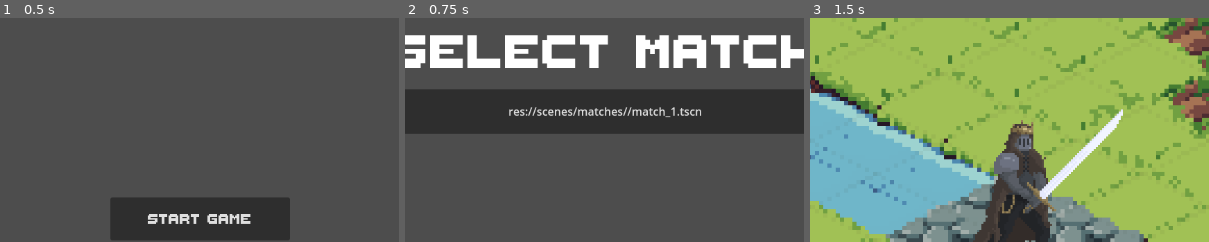
Above: before the commit, frames 1-3 (left to right).
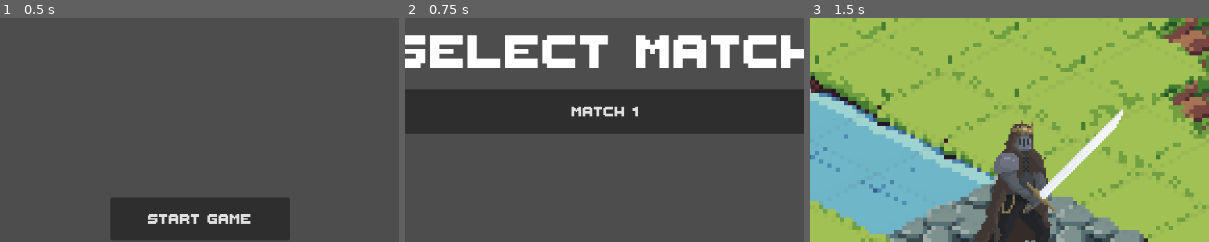
Above: after the commit, the same moments.

Repository: agh-cs-imbeciles/heralds-of-war
Game: Godot game, scene res://scenes/ui/menu/menu.tscn
Two runs of this game, one before a commit and one after it. Both use one fixed random seed, a clock stepped at 60 frames per second and the inputs below. Before the commit the project starts from res://scenes/game.tscn.
Inputs:
- Up to frame 1 (0.5 s): no input
- Up to frame 2 (0.75 s): click "START GAME" at 0.5 s
- Up to frame 3 (1.5 s): click "res://scenes/matches//match_1…" (after the commit: "Match 1") at 1.25 s
The pictures show only the part of the screen within x 25-75%, y 0-50%; the shares and areas given below are measured in that part.

Frame 1 is identical in both runs. In frame 2, 1.2% of the frame differs, in the area x 26-75%, y 39-45%; in frame 3, nothing differs.

Commit message:
Add requested changes

Diff:
--- a/project.godot
+++ b/project.godot
@@ -11,7 +11,7 @@
 [application]
 
 config/name="Heralds of War"
-run/main_scene="uid://byetf6g8vh7xw"
+run/main_scene="res://scenes/ui/menu/menu.tscn"
 config/features=PackedStringArray("4.4", "GL Compatibility")
 config/icon="res://assets/icons/icon.svg"
 
--- a/scenes/matches/match_1.tscn
+++ b/scenes/matches/match_1.tscn
@@ -1,6 +1,7 @@
-[gd_scene load_steps=6 format=4 uid="uid://bw4ys7cn1q7an"]
+[gd_scene load_steps=7 format=4 uid="uid://bw4ys7cn1q7an"]
 
 [ext_resource type="Script" uid="uid://orar4yfbku55" path="res://src/ui/camera.gd" id="1_5vgm2"]
+[ext_resource type="Script" uid="uid://ctumvccgx6tl8" path="res://src/game/abstract/abstract_match.gd" id="1_dvtnx"]
 [ext_resource type="Texture2D" uid="uid://cn1pc7vuyyn86" path="res://assets/sprites/terrain/tileset.png" id="2_dvtnx"]
 [ext_resource type="Script" uid="uid://c0mx0vvijq1vj" path="res://src/board/board.gd" id="3_g0v03"]
 
@@ -132,6 +133,8 @@
 sources/0 = SubResource("TileSetAtlasSource_yqjtg")
 
 [node name="Game" type="Node2D"]
+script = ExtResource("1_dvtnx")
+match_name = "Match 1"
 
 [node name="Camera2D" type="Camera2D" parent="."]
 position = Vector2(16, 160)
--- /dev/null
+++ b/scenes/ui/menu/abstract/abstract_scene_list.tscn
@@ -0,0 +1,12 @@
+[gd_scene load_steps=2 format=3 uid="uid://dyjryy18g01n"]
+
+[ext_resource type="Script" uid="uid://cvovphjg3upnt" path="res://src/ui/menu/abstract/abstract_scene_list.gd" id="1_jnpp0"]
+
+[node name="AbstractSceneList" type="Control"]
+layout_mode = 3
+anchors_preset = 15
+anchor_right = 1.0
+anchor_bottom = 1.0
+grow_horizontal = 2
+grow_vertical = 2
+script = ExtResource("1_jnpp0")
--- a/scenes/ui/menu/match_select.tscn
+++ b/scenes/ui/menu/match_select.tscn
@@ -1,8 +1,9 @@
-[gd_scene load_steps=4 format=3 uid="uid://chotpswhlkwwg"]
+[gd_scene load_steps=5 format=3 uid="uid://chotpswhlkwwg"]
 
 [ext_resource type="Theme" uid="uid://b0yl85gha4apv" path="res://themes/main_theme.tres" id="1_7w82d"]
 [ext_resource type="Script" uid="uid://c3y3kh2a56us8" path="res://src/ui/menu/label.gd" id="2_7w82d"]
 [ext_resource type="Script" uid="uid://du7535hla0xg6" path="res://src/ui/menu/match_select/match_select_button_vbox.gd" id="3_c1f42"]
+[ext_resource type="PackedScene" uid="uid://bp0h3drudi8ii" path="res://scenes/ui/menu/match_select/single_match_entry.tscn" id="4_75vmi"]
 
 [node name="MatchSelect" type="Control"]
 layout_mode = 3
@@ -38,6 +39,8 @@
 size_flags_horizontal = 3
 size_flags_vertical = 3
 script = ExtResource("3_c1f42")
+scenes_directory = "res://scenes/matches"
+scene = ExtResource("4_75vmi")
 
 [connection signal="resized" from="AspectRatioContainer/VBoxContainer/Label" to="AspectRatioContainer/VBoxContainer/Label" method="_on_resized"]
 [connection signal="ready" from="AspectRatioContainer/VBoxContainer/VBoxContainer" to="AspectRatioContainer/VBoxContainer/VBoxContainer" method="_on_ready"]
--- a/scenes/ui/menu/match_select/single_match_entry.tscn
+++ b/scenes/ui/menu/match_select/single_match_entry.tscn
@@ -1,7 +1,8 @@
-[gd_scene load_steps=3 format=3 uid="uid://bp0h3drudi8ii"]
+[gd_scene load_steps=4 format=3 uid="uid://bp0h3drudi8ii"]
 
 [ext_resource type="Script" uid="uid://yogqn8a608mf" path="res://src/ui/menu/match_select/single_match_entry.gd" id="1_jmxgq"]
-[ext_resource type="Script" uid="uid://of1qw03onoay" path="res://src/ui/menu/match_select/button.gd" id="2_cw6wu"]
+[ext_resource type="Script" uid="uid://cmj15i03jv6b" path="res://src/ui/button/abstract_change_scene_button.gd" id="2_cw6wu"]
+[ext_resource type="Theme" uid="uid://b0yl85gha4apv" path="res://themes/main_theme.tres" id="2_od57r"]
 
 [node name="SingleMatchEntry" type="Control"]
 layout_mode = 3
@@ -21,9 +22,11 @@
 anchor_bottom = 1.0
 grow_horizontal = 2
 grow_vertical = 2
+theme = ExtResource("2_od57r")
 script = ExtResource("2_cw6wu")
+font_height_divider = 2.0
 
 [connection signal="property_list_changed" from="." to="." method="_on_property_list_changed"]
 [connection signal="ready" from="." to="." method="_on_ready"]
-[connection signal="pressed" from="Button" to="Button" method="_on_pressed"]
-[connection signal="resized" from="Button" to="Button" method="_on_resized"]
+[connection signal="pressed" from="Button" to="Button" method="__change_scene"]
+[connection signal="resized" from="Button" to="Button" method="__resize_font"]
--- a/scenes/ui/menu/menu.tscn
+++ b/scenes/ui/menu/menu.tscn
@@ -1,7 +1,9 @@
-[gd_scene load_steps=3 format=3 uid="uid://duqxbwqid80mr"]
+[gd_scene load_steps=5 format=3 uid="uid://duqxbwqid80mr"]
 
-[ext_resource type="Script" uid="uid://drw3dg1egk23u" path="res://src/ui/menu/buttons.gd" id="1_q18yf"]
+[ext_resource type="Script" uid="uid://cmj15i03jv6b" path="res://src/ui/button/abstract_change_scene_button.gd" id="2_q18yf"]
 [ext_resource type="Theme" uid="uid://b0yl85gha4apv" path="res://themes/main_theme.tres" id="2_r4xos"]
+[ext_resource type="Script" uid="uid://db4yufu5pnw23" path="res://src/ui/button/abstract_exit_button.gd" id="3_ldhvw"]
+[ext_resource type="PackedScene" uid="uid://chotpswhlkwwg" path="res://scenes/ui/menu/match_select.tscn" id="3_r4xos"]
 
 [node name="MainMenu" type="Control"]
 layout_mode = 3
@@ -29,16 +31,17 @@
 size_flags_vertical = 3
 theme = ExtResource("2_r4xos")
 text = "START GAME"
-script = ExtResource("1_q18yf")
+script = ExtResource("2_q18yf")
+scene_to_change = ExtResource("3_r4xos")
 
 [node name="ExitGameButton" type="Button" parent="AspectRatioContainer/VBoxContainer"]
 layout_mode = 2
 size_flags_vertical = 3
 theme = ExtResource("2_r4xos")
 text = "EXIT GAME"
-script = ExtResource("1_q18yf")
+script = ExtResource("3_ldhvw")
 
-[connection signal="pressed" from="AspectRatioContainer/VBoxContainer/StartGameButton" to="AspectRatioContainer/VBoxContainer/StartGameButton" method="_on_start_game_button_pressed"]
-[connection signal="resized" from="AspectRatioContainer/VBoxContainer/StartGameButton" to="AspectRatioContainer/VBoxContainer/StartGameButton" method="_on_resized"]
-[connection signal="pressed" from="AspectRatioContainer/VBoxContainer/ExitGameButton" to="AspectRatioContainer/VBoxContainer/StartGameButton" method="_on_exit_game_button_pressed"]
-[connection signal="resized" from="AspectRatioContainer/VBoxContainer/ExitGameButton" to="AspectRatioContainer/VBoxContainer/ExitGameButton" method="_on_resized"]
+[connection signal="pressed" from="AspectRatioContainer/VBoxContainer/StartGameButton" to="AspectRatioContainer/VBoxContainer/StartGameButton" method="__change_scene"]
+[connection signal="resized" from="AspectRatioContainer/VBoxContainer/StartGameButton" to="AspectRatioContainer/VBoxContainer/StartGameButton" method="__resize_font"]
+[connection signal="pressed" from="AspectRatioContainer/VBoxContainer/ExitGameButton" to="AspectRatioContainer/VBoxContainer/ExitGameButton" method="__exit_game"]
+[connection signal="resized" from="AspectRatioContainer/VBoxContainer/ExitGameButton" to="AspectRatioContainer/VBoxContainer/ExitGameButton" method="__resize_font"]
--- /dev/null
+++ b/src/game/abstract/abstract_match.gd
@@ -0,0 +1,3 @@
+class_name AbstractMatch extends Node2D
+
+@export var match_name: String
--- /dev/null
+++ b/src/ui/button/abstract_change_scene_button.gd
@@ -0,0 +1,7 @@
+class_name AbstractChangeSceneButton extends AbstractResizableFontButton
+
+@export var scene_to_change: PackedScene
+
+
+func __change_scene() -> void:
+	UiUtils.change_scene(self, scene_to_change)
--- /dev/null
+++ b/src/ui/button/abstract_exit_button.gd
@@ -0,0 +1,5 @@
+class_name AbstractExitButton extends AbstractResizableFontButton
+
+
+func __exit_game() -> void:
+	UiUtils.exit_game(self)
--- /dev/null
+++ b/src/ui/button/abstract_resizable_font_button.gd
@@ -0,0 +1,7 @@
+class_name AbstractResizableFontButton extends Button
+
+@export var font_height_divider: float = 4
+
+
+func __resize_font() -> void:
+	UiUtils.resize_font(self, font_height_divider)
--- /dev/null
+++ b/src/ui/menu/abstract/abstract_scene_list.gd
@@ -0,0 +1,26 @@
+class_name AbstractSceneList extends Control
+
+@export var scenes_directory: String
+@export_group("List element")
+@export var scene: PackedScene
+@export var height_proportion = 0.1
+
+
+func __get_scenes_paths() -> Array[String]:
+	return DirUtils.get_all_scenes_paths_from_folder(scenes_directory)
+
+
+func __load_list_elements(matches_paths: Array[String]) -> void:
+	pass
+
+
+func _on_tree_entered() -> void:
+	var paths = __get_scenes_paths()
+	__load_list_elements(paths)
+
+
+func _on_resized() -> void:
+	var viewport_height = get_parent_area_size().y
+	for child in get_children():
+		size.y = viewport_height * height_proportion
+		child.set_size(size)
--- a/src/ui/menu/buttons.gd
+++ /dev/null
@@ -1,13 +0,0 @@
-extends Button
-
-
-func _on_start_game_button_pressed() -> void:
-	get_tree().change_scene_to_file("res://scenes/ui/menu/match_select.tscn")
-
-
-func _on_exit_game_button_pressed() -> void:
-	get_tree().quit()
-
-
-func _on_resized() -> void:
-	UiUtils.resize_font(self)
--- a/src/ui/menu/label.gd
+++ b/src/ui/menu/label.gd
@@ -1,5 +1,7 @@
 extends Label
+
+@export var font_height_divider: float = 6
 
 
 func _on_resized() -> void:
-	UiUtils.resize_font(self, 6)
+	UiUtils.resize_font(self, font_height_divider)
--- a/src/ui/menu/match_select/button.gd
+++ /dev/null
@@ -1,9 +0,0 @@
-extends Button
-
-
-func _on_resized() -> void:
-	UiUtils.resize_font(self)
-
-
-func _on_pressed() -> void:
-	get_tree().change_scene_to_file(get_parent_control().Text)
--- a/src/ui/menu/match_select/match_select_button_vbox.gd
+++ b/src/ui/menu/match_select/match_select_button_vbox.gd
@@ -1,30 +1,11 @@
-extends VBoxContainer
-
-var matches_directory = "res://scenes/matches/"
+class_name ScenesList extends AbstractSceneList
 
 
-func __get_matches_paths() -> Array[String]:
-	return DirUtils.get_all_scenes_paths_from_folder(matches_directory)
-
-
-func __load_buttons(matches_paths: Array[String]) -> void:
-	var single_match_entry_string = "res://scenes/ui/menu/match_select/single_match_entry.tscn"
+func __load_list_elements(matches_paths: Array[String]) -> void:
 	for path in matches_paths:
-		var single_match_entry: PackedScene = load(single_match_entry_string)
-		var instantiated_entry: SingleMatchEntry = single_match_entry.instantiate()
-		instantiated_entry.Text = path
+		var instantiated_entry: SingleMatchEntry = scene.instantiate()
+		var match_scene: PackedScene = load(path)
+		var instantiated_match: AbstractMatch = match_scene.instantiate()
+		instantiated_entry.text = instantiated_match.match_name
+		instantiated_entry.scene_to_switch = match_scene
 		add_child(instantiated_entry)
-
-
-func _on_tree_entered() -> void:
-	var paths = __get_matches_paths()
-	__load_buttons(paths)
-
-
-func _on_resized() -> void:
-	var viewport_height = get_parent_area_size().y
-	for child in get_children():
-		if child is SingleMatchEntry:
-			var v = child.size
-			size.y = viewport_height * 0.1
-			child.set_size(size)
--- a/src/ui/menu/match_select/single_match_entry.gd
+++ b/src/ui/menu/match_select/single_match_entry.gd
@@ -1,13 +1,19 @@
 class_name SingleMatchEntry extends Control
 
-@onready var __button = $Button
-@export var Text = ""
+@onready var __button: AbstractChangeSceneButton = $Button
+@export var text: String = ""
+@export var scene_to_switch: PackedScene
+
+
+func __set_button_properties(button_text: String, scene: PackedScene) -> void:
+	__button.text = button_text
+	__button.scene_to_change = scene
 
 
 func _on_property_list_changed() -> void:
 	if __button:
-		__button.text = Text
+		__set_button_properties(text, scene_to_switch)
 
 
 func _on_ready() -> void:
-	__button.text = Text
+	__set_button_properties(text, scene_to_switch)
--- a/src/ui/ui_utils.gd
+++ b/src/ui/ui_utils.gd
@@ -4,3 +4,11 @@
 static func resize_font(object: Control, height_divider: float = 4) -> void:
 	var height = object.get_parent_area_size().y
 	object.add_theme_font_size_override("font_size", height / height_divider)
+
+
+static func change_scene(object: Node, packed_scene: PackedScene) -> void:
+	object.get_tree().change_scene_to_packed(packed_scene)
+
+
+static func exit_game(object: Node) -> void:
+	object.get_tree().quit()
Not shown, added: src/game/abstract/abstract_match.gd.uid
Not shown, added: src/ui/button/abstract_change_scene_button.gd.uid
Not shown, added: src/ui/button/abstract_exit_button.gd.uid
Not shown, added: src/ui/button/abstract_resizable_font_button.gd.uid
Not shown, added: src/ui/menu/abstract/abstract_scene_list.gd.uid
Not shown, removed: src/ui/menu/buttons.gd.uid
Not shown, removed: src/ui/menu/match_select/button.gd.uid
